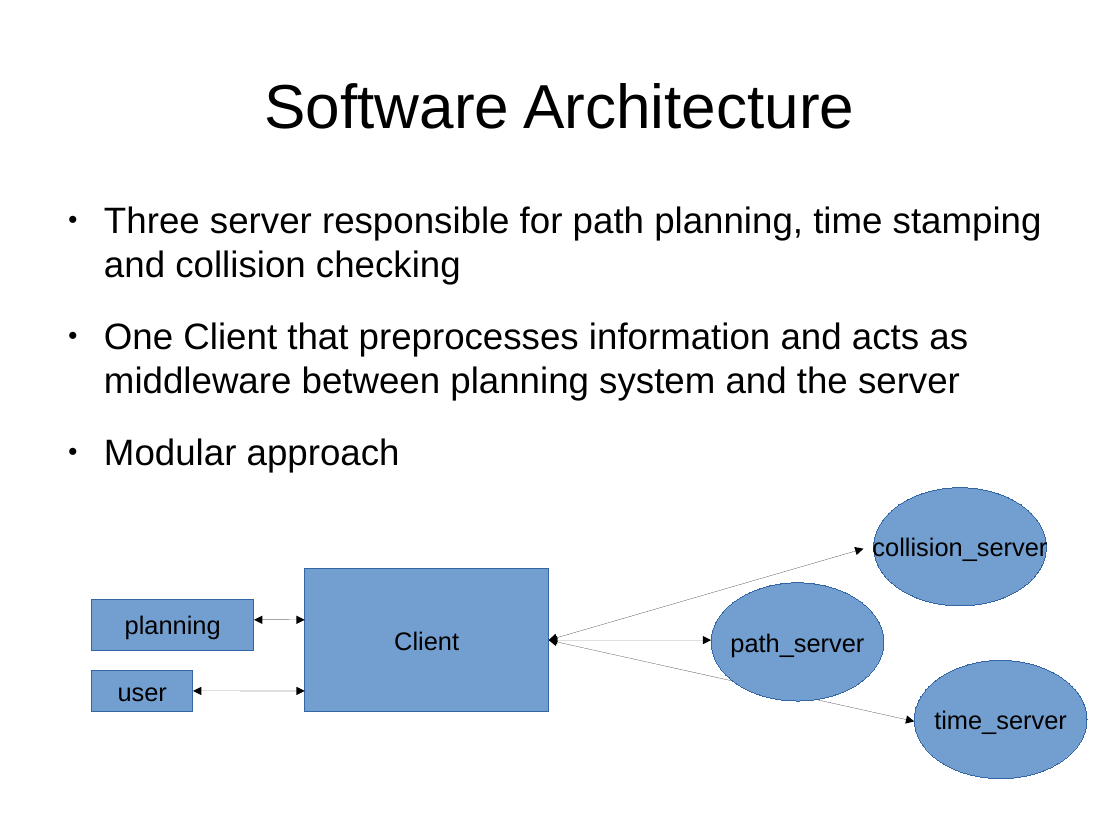
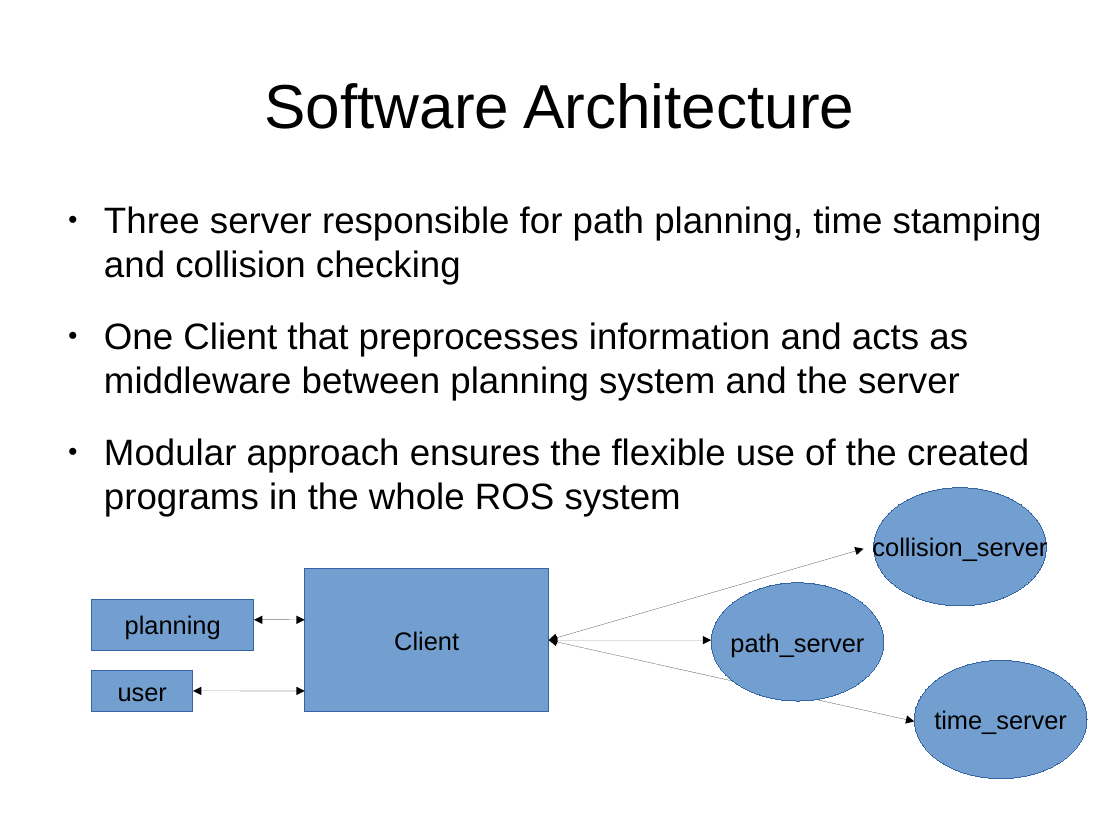
Before and after one commit to VirtualVale/ProjectPath, a slide deck: slide 3 of time_experiments/pathplanning_slides.odp. Drawn at 1120x840 pixels with LibreOffice and Linux fonts; fonts in the diff are those of the drawing. Boxes give left, top, right and bottom in pixels: in the first picture for what was removed or moved away, otherwise in the second. Text is boxed around its words. In the diff, an @@ line names an element or a change of style, - is before the commit and + after.

Commit message:
presentation finished

```diff
--- a/time_experiments/pathplanning_slides.odp
+++ b/time_experiments/pathplanning_slides.odp
@@ text at box(104, 438, 1029, 516): text changed @@
-● Modular approach
+● Modular approach ensures the flexible use of the created programs in the whole ROS system
```
Also in this commit, not shown: 1 other file.
